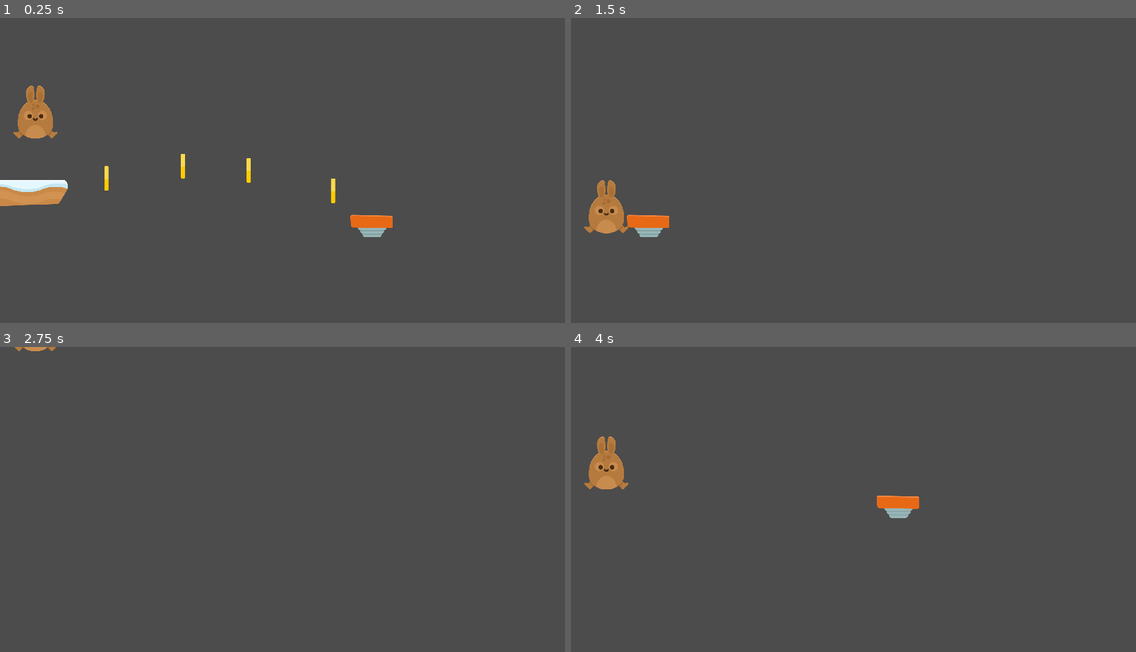
Above: before the commit, frames 1-4 (two rows, left to right).
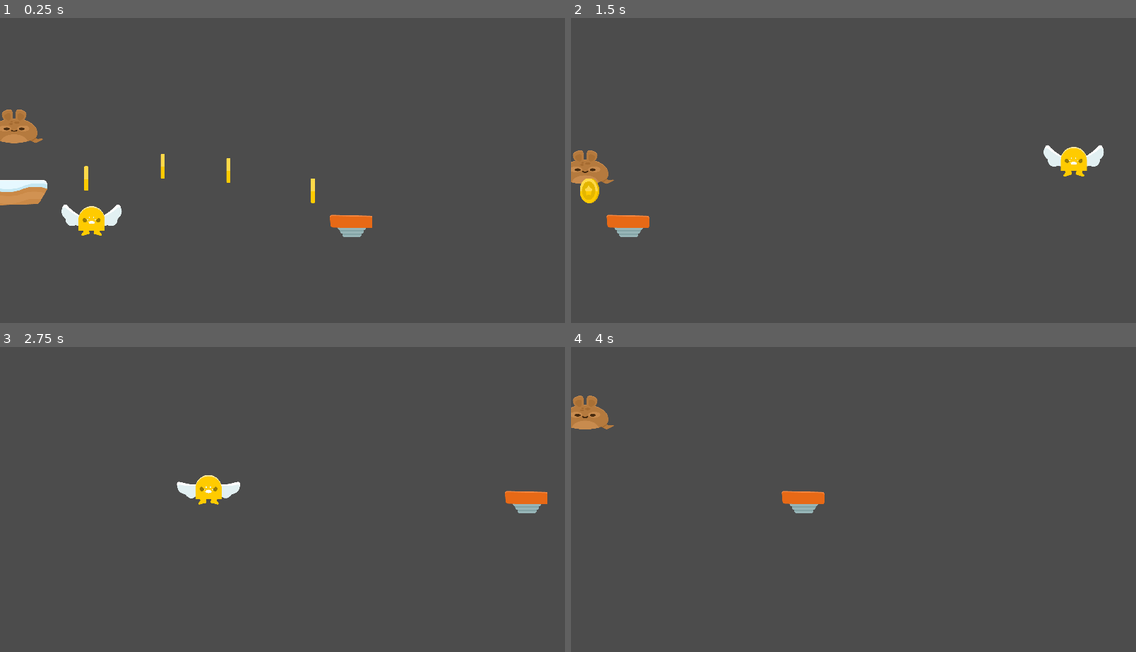
Above: after the commit, the same moments.

Repository: brunoyillli/Coelho-plataforma
Game: Godot game, scene res://scenes/test_area.tscn
Two runs of this game, one before a commit and one after it. Both use one fixed random seed, a clock stepped at 60 frames per second and the inputs below.
Inputs (mouse positions are in pixels of both pictures, inside the frame that each line leads up to):
- Up to frame 1 (0.25 s): no input
- Up to frame 2 (1.5 s): move the mouse to (977, 161) at 0.52 s; click (977, 161) at 0.67 s; move the mouse to (740, 191) at 1.27 s; click (740, 191) at 1.42 s
- Up to frame 3 (2.75 s): move the mouse to (339, 435) at 2.02 s; click (339, 435) at 2.17 s
- Up to frame 4 (4 s): move the mouse to (825, 569) at 2.77 s; click (825, 569) at 2.92 s; move the mouse to (1023, 554) at 3.52 s; click (1023, 554) at 3.67 s

The runs differ from the first frame. In frame 1, 3.1% of the frame differs, in the area x 0-70%, y 22-72%; in frame 2, 2.6%; in frame 3, 1.1%; in frame 4, 2.3%.

Commit message:
primeiro inimigo

Diff:
--- a/scenes/player.tscn
+++ b/scenes/player.tscn
@@ -80,19 +80,21 @@
 script = ExtResource( 2 )
 
 [node name="sprite" type="AnimatedSprite" parent="."]
+position = Vector2( 0, 37.8573 )
+scale = Vector2( 1.30629, 0.634229 )
 frames = ExtResource( 1 )
 animation = "walk"
-frame = 1
 
 [node name="shape" type="CollisionShape2D" parent="."]
 position = Vector2( -0.116668, 10.8328 )
 shape = SubResource( 1 )
 
 [node name="camera" type="Camera2D" parent="."]
-position = Vector2( 839.771, 212.29 )
+position = Vector2( 911.872, 546.231 )
 current = true
-limit_left = 100
+limit_left = 0
 limit_top = 0
+limit_right = 100000
 limit_bottom = 0
 
 [node name="anim_lander" type="AnimationPlayer" parent="."]
--- a/scenes/test_area.tscn
+++ b/scenes/test_area.tscn
@@ -1,9 +1,10 @@
-[gd_scene load_steps=10 format=2]
+[gd_scene load_steps=13 format=2]
 
 [ext_resource path="res://scenes/player.tscn" type="PackedScene" id=1]
 [ext_resource path="res://scenes/coil.tscn" type="PackedScene" id=2]
 [ext_resource path="res://scenes/coin.tscn" type="PackedScene" id=3]
 [ext_resource path="res://scenes/platform_big.tscn" type="PackedScene" id=4]
+[ext_resource path="res://scenes/wingman.tscn" type="PackedScene" id=5]
 
 [sub_resource type="PhysicsMaterial" id=1]
 
@@ -17,12 +18,18 @@
 extents = Vector2( 295.22, 41.8293 )
 
 [sub_resource type="RectangleShape2D" id=5]
-extents = Vector2( 588.121, 41.8293 )
+extents = Vector2( 602.464, 41.8293 )
+
+[sub_resource type="RectangleShape2D" id=6]
+extents = Vector2( 580.829, 41.8293 )
+
+[sub_resource type="RectangleShape2D" id=7]
+extents = Vector2( 349.012, 41.8293 )
 
 [node name="test_area" type="Node2D"]
 
 [node name="player" parent="." instance=ExtResource( 1 )]
-position = Vector2( 314.298, 270.475 )
+position = Vector2( 310.873, 280.749 )
 collision_mask = 2
 
 [node name="floor" type="StaticBody2D" parent="."]
@@ -51,8 +58,18 @@
 position = Vector2( 4751.52, 103.268 )
 shape = SubResource( 5 )
 
+[node name="shape5" type="CollisionShape2D" parent="floor"]
+light_mask = 0
+position = Vector2( 6108.42, -131.639 )
+shape = SubResource( 6 )
+
+[node name="shape6" type="CollisionShape2D" parent="floor"]
+light_mask = 0
+position = Vector2( 7137.68, -332.546 )
+shape = SubResource( 7 )
+
 [node name="coil" parent="." instance=ExtResource( 2 )]
-position = Vector2( 4504.84, 527.683 )
+position = Vector2( 4251.39, 512.229 )
 
 [node name="coil2" parent="." instance=ExtResource( 2 )]
 position = Vector2( 1656.17, 692.25 )
@@ -74,3 +91,9 @@
 
 [node name="platform_big" parent="." instance=ExtResource( 4 )]
 position = Vector2( 433.853, 597.897 )
+
+[node name="wingman" parent="." instance=ExtResource( 5 )]
+position = Vector2( 774.003, 688.383 )
+
+[node name="wingman2" parent="." instance=ExtResource( 5 )]
+position = Vector2( 3171.36, 486.32 )
--- /dev/null
+++ b/scenes/wingman.tscn
@@ -0,0 +1,182 @@
+[gd_scene load_steps=14 format=2]
+
+[ext_resource path="res://sprites/Particles/smoke.png" type="Texture" id=1]
+[ext_resource path="res://sprites/Particles/portal_yellowParticle.png" type="Texture" id=2]
+[ext_resource path="res://scripts/wingman.gd" type="Script" id=3]
+[ext_resource path="res://sprites/Enemies/wingMan1.png" type="Texture" id=4]
+[ext_resource path="res://sprites/Enemies/wingMan2.png" type="Texture" id=5]
+[ext_resource path="res://sprites/Enemies/wingMan3.png" type="Texture" id=6]
+[ext_resource path="res://sprites/Enemies/wingMan4.png" type="Texture" id=7]
+[ext_resource path="res://samples/enemyhurt.wav" type="AudioStream" id=8]
+[ext_resource path="res://sprites/Enemies/wingMan5.png" type="Texture" id=9]
+
+[sub_resource type="SpriteFrames" id=8]
+animations = [ {
+"frames": [ ExtResource( 4 ), ExtResource( 5 ), ExtResource( 6 ), ExtResource( 7 ), ExtResource( 9 ), ExtResource( 6 ), ExtResource( 5 ) ],
+"loop": true,
+"name": "default",
+"speed": 10.0
+} ]
+
+[sub_resource type="RectangleShape2D" id=9]
+extents = Vector2( 46.0002, 33.9998 )
+
+[sub_resource type="RectangleShape2D" id=10]
+extents = Vector2( 33.7025, 13.1463 )
+
+[sub_resource type="Animation" id=11]
+resource_name = "destroy"
+length = 0.5
+tracks/0/type = "value"
+tracks/0/path = NodePath("smoke:position")
+tracks/0/interp = 1
+tracks/0/loop_wrap = true
+tracks/0/imported = false
+tracks/0/enabled = true
+tracks/0/keys = {
+"times": PoolRealArray( 0, 0.3 ),
+"transitions": PoolRealArray( 1, 1 ),
+"update": 0,
+"values": [ Vector2( 0, 0 ), Vector2( 0, 0 ) ]
+}
+tracks/1/type = "value"
+tracks/1/path = NodePath("smoke:scale")
+tracks/1/interp = 1
+tracks/1/loop_wrap = true
+tracks/1/imported = false
+tracks/1/enabled = true
+tracks/1/keys = {
+"times": PoolRealArray( 0, 0.3 ),
+"transitions": PoolRealArray( 1, 1 ),
+"update": 0,
+"values": [ Vector2( 0.0824633, 0.0824633 ), Vector2( 1, 1 ) ]
+}
+tracks/2/type = "value"
+tracks/2/path = NodePath("smoke:visible")
+tracks/2/interp = 1
+tracks/2/loop_wrap = true
+tracks/2/imported = false
+tracks/2/enabled = true
+tracks/2/keys = {
+"times": PoolRealArray( 0 ),
+"transitions": PoolRealArray( 1 ),
+"update": 1,
+"values": [ true ]
+}
+tracks/3/type = "value"
+tracks/3/path = NodePath("smoke:modulate")
+tracks/3/interp = 1
+tracks/3/loop_wrap = true
+tracks/3/imported = false
+tracks/3/enabled = true
+tracks/3/keys = {
+"times": PoolRealArray( 0, 0.5 ),
+"transitions": PoolRealArray( 1, 1 ),
+"update": 0,
+"values": [ Color( 1, 1, 1, 1 ), Color( 1, 1, 1, 0 ) ]
+}
+tracks/4/type = "value"
+tracks/4/path = NodePath("sprite:visible")
+tracks/4/interp = 1
+tracks/4/loop_wrap = true
+tracks/4/imported = false
+tracks/4/enabled = true
+tracks/4/keys = {
+"times": PoolRealArray( 0 ),
+"transitions": PoolRealArray( 1 ),
+"update": 1,
+"values": [ false ]
+}
+
+[node name="wingman" type="Node2D"]
+script = ExtResource( 3 )
+__meta__ = {
+"_edit_group_": true
+}
+
+[node name="sprite" type="AnimatedSprite" parent="."]
+frames = SubResource( 8 )
+frame = 6
+playing = true
+
+[node name="body" type="Area2D" parent="."]
+collision_layer = 0
+
+[node name="shape" type="CollisionShape2D" parent="body"]
+position = Vector2( 0, 17 )
+shape = SubResource( 9 )
+
+[node name="head" type="Area2D" parent="."]
+collision_layer = 0
+
+[node name="shape" type="CollisionShape2D" parent="head"]
+position = Vector2( -0.0293961, -30.9119 )
+shape = SubResource( 10 )
+
+[node name="hurt" type="AudioStreamPlayer" parent="."]
+stream = ExtResource( 8 )
+bus = "fx"
+
+[node name="smoke" type="Node2D" parent="."]
+scale = Vector2( 0.0824633, 0.0824633 )
+
+[node name="portal_yellowParticle7" type="Sprite" parent="smoke"]
+position = Vector2( -4.7715, -141.278 )
+texture = ExtResource( 2 )
+
+[node name="portal_yellowParticle3" type="Sprite" parent="smoke"]
+position = Vector2( 64.364, 128.979 )
+texture = ExtResource( 2 )
+
+[node name="smoke7" type="Sprite" parent="smoke"]
+position = Vector2( -2.67651, 119.203 )
+texture = ExtResource( 1 )
+
+[node name="smoke" type="Sprite" parent="smoke"]
+position = Vector2( -125.584, 83.5873 )
+texture = ExtResource( 1 )
+
+[node name="smoke2" type="Sprite" parent="smoke"]
+position = Vector2( -168.183, -3.70506 )
+texture = ExtResource( 1 )
+
+[node name="smoke3" type="Sprite" parent="smoke"]
+position = Vector2( -93.4605, -109.853 )
+texture = ExtResource( 1 )
+
+[node name="smoke4" type="Sprite" parent="smoke"]
+position = Vector2( 82.5208, -107.758 )
+texture = ExtResource( 1 )
+
+[node name="smoke5" type="Sprite" parent="smoke"]
+position = Vector2( 161.433, -9.29176 )
+texture = ExtResource( 1 )
+
+[node name="smoke6" type="Sprite" parent="smoke"]
+position = Vector2( 102.773, 84.2856 )
+texture = ExtResource( 1 )
+
+[node name="portal_yellowParticle" type="Sprite" parent="smoke"]
+position = Vector2( 152.355, -74.2372 )
+texture = ExtResource( 2 )
+
+[node name="portal_yellowParticle2" type="Sprite" parent="smoke"]
+position = Vector2( 157.243, 45.1787 )
+texture = ExtResource( 2 )
+
+[node name="portal_yellowParticle4" type="Sprite" parent="smoke"]
+position = Vector2( -75.3037, 124.091 )
+texture = ExtResource( 2 )
+
+[node name="portal_yellowParticle5" type="Sprite" parent="smoke"]
+position = Vector2( -170.278, 52.1621 )
+texture = ExtResource( 2 )
+
+[node name="portal_yellowParticle6" type="Sprite" parent="smoke"]
+position = Vector2( -163.993, -75.6339 )
+texture = ExtResource( 2 )
+
+[node name="anim" type="AnimationPlayer" parent="."]
+anims/destroy = SubResource( 11 )
+[connection signal="body_entered" from="body" to="." method="_on_body_body_entered"]
+[connection signal="body_entered" from="head" to="." method="_on_head_body_entered"]
--- /dev/null
+++ b/scripts/wingman.gd
@@ -0,0 +1,20 @@
+extends Node2D
+
+
+func _ready():
+	pass
+
+
+func _on_head_body_entered(body):
+	$body.collision_mask = 0
+	body.jump(800, false)
+	$hurt.play()
+	$anim.play("destroy")
+	yield($anim , "animation_finished")
+	queue_free()
+
+
+
+
+func _on_body_body_entered(body):
+	print("corpo")
